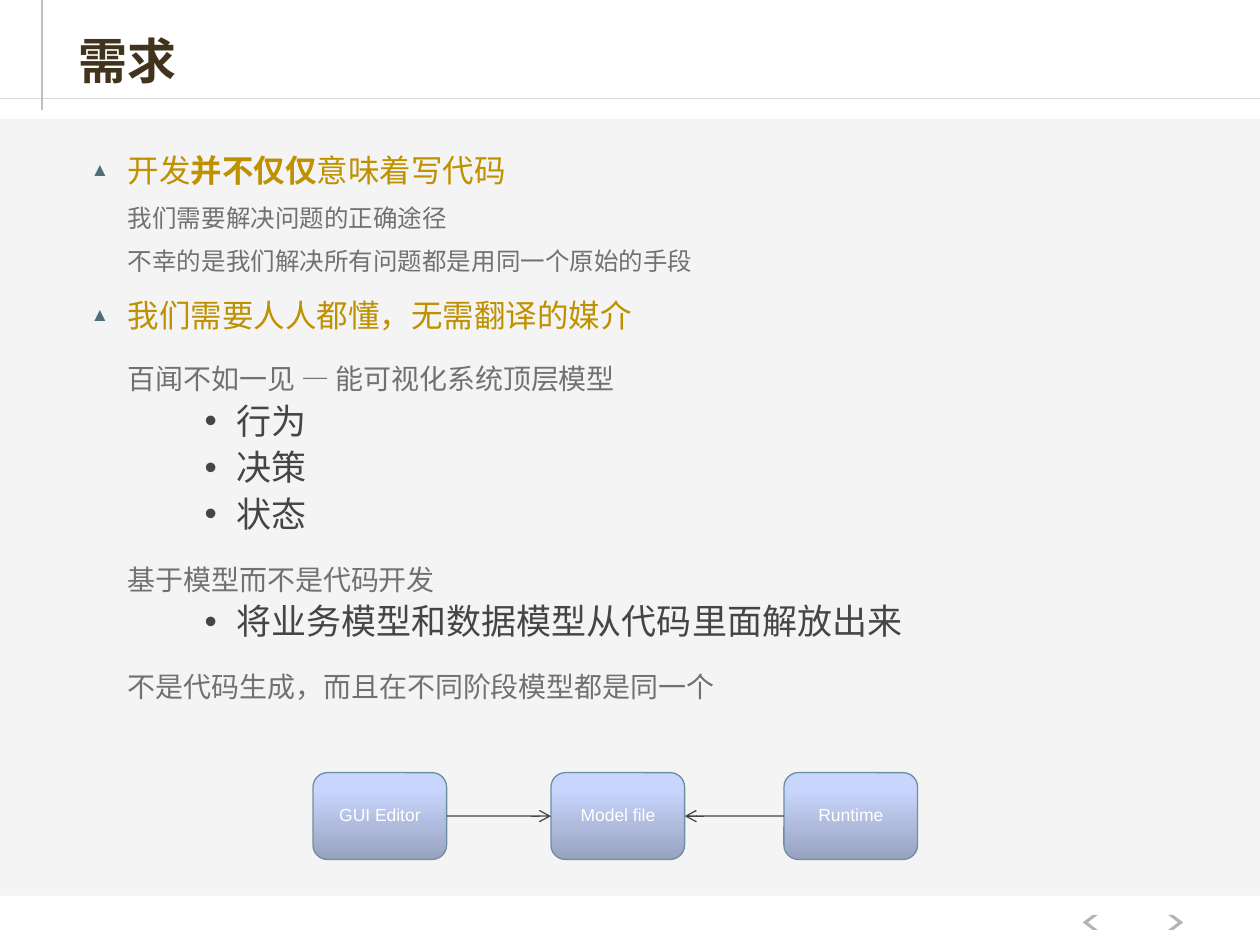
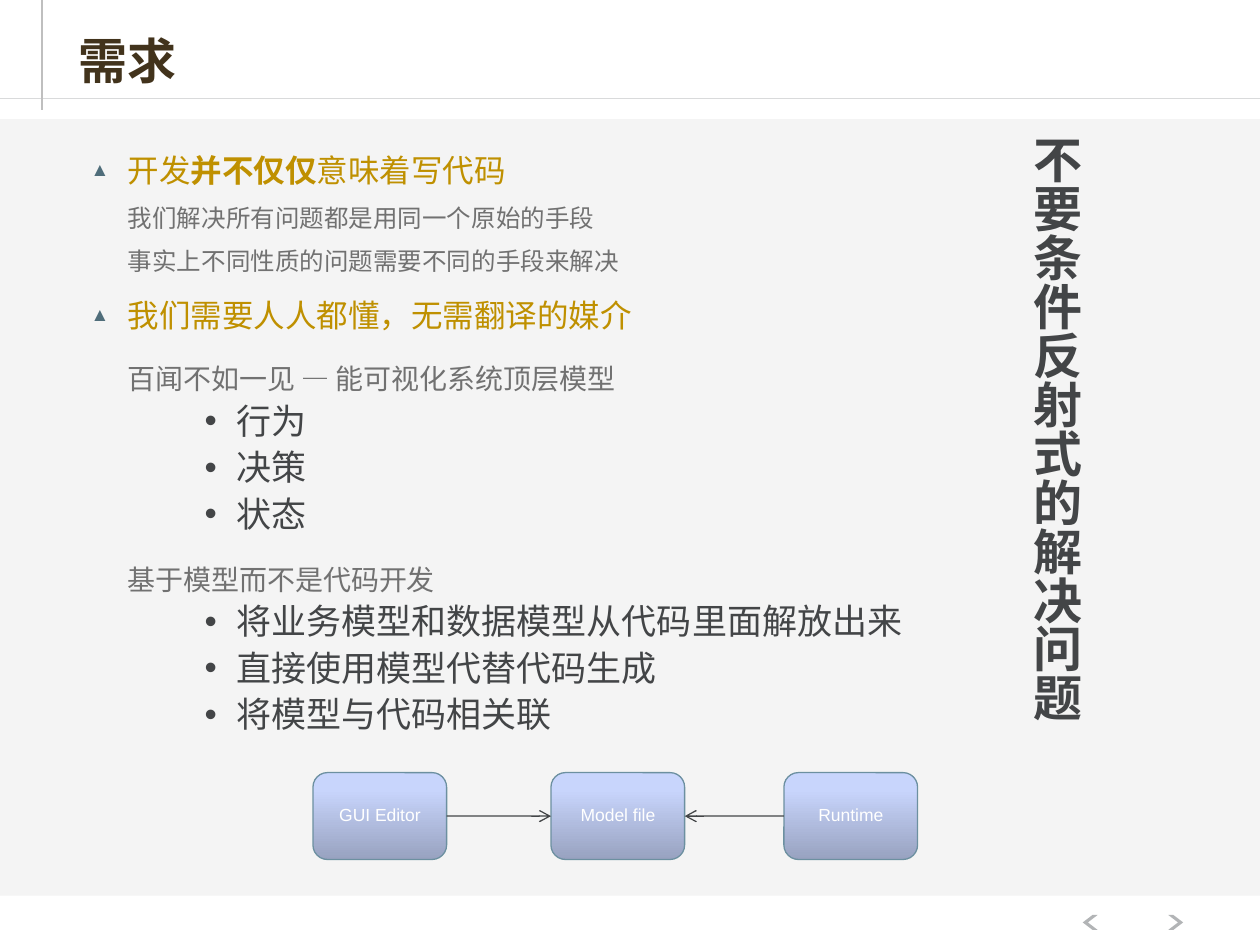
Before and after one commit to hejiehui/xross-tools-installer, a slide deck: slide 9 of doc/X-Series - 中文.pptx (slide 6 before the commit). Drawn at 1260x945 pixels with LibreOffice and Linux fonts; fonts in the diff are those of the drawing. Boxes give left, top, right and bottom in pixels: in the first picture for what was removed or moved away, otherwise in the second. Text is boxed around its words. In the diff, an @@ line names an element or a change of style, - is before the commit and + after.

```diff
--- a/doc/X-Series - 中文.pptx
+++ b/doc/X-Series - 中文.pptx
@@ text added at (x1=1033, y1=139, x2=1082, y2=729), 28 pt, text #434547, bold @@
+不要条件反射式的解决问题
@@ text at (x1=128, y1=206, x2=619, y2=272): text changed @@
-    我们需要解决问题的正确途径
-    不幸的是我们解决所有问题都是用同一个原始的手段
+    我们解决所有问题都是用同一个原始的手段
+    事实上不同性质的问题需要不同的手段来解决
@@ text at (x1=236, y1=651, x2=657, y2=730): text changed; size 16 to 20 pt; text colour #717171 to #434547 @@
-    不是代码生成，而且在不同阶段模型都是同一个
+    • 直接使用模型代替代码生成
+    • 将模型与代码相关联
```
Also in this commit, not shown: 26 other slides changed, 18 slides added, 3 slides removed.
